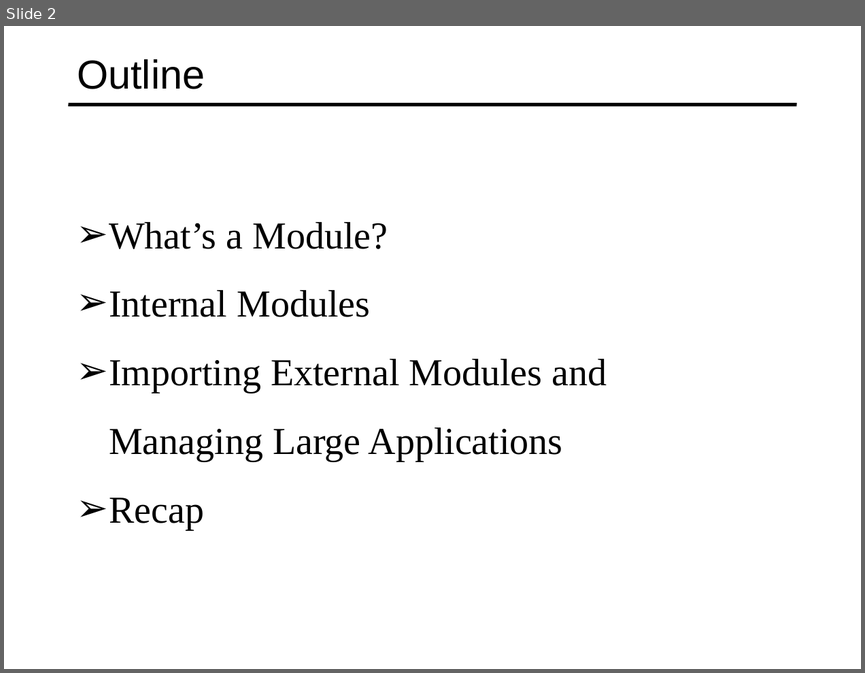
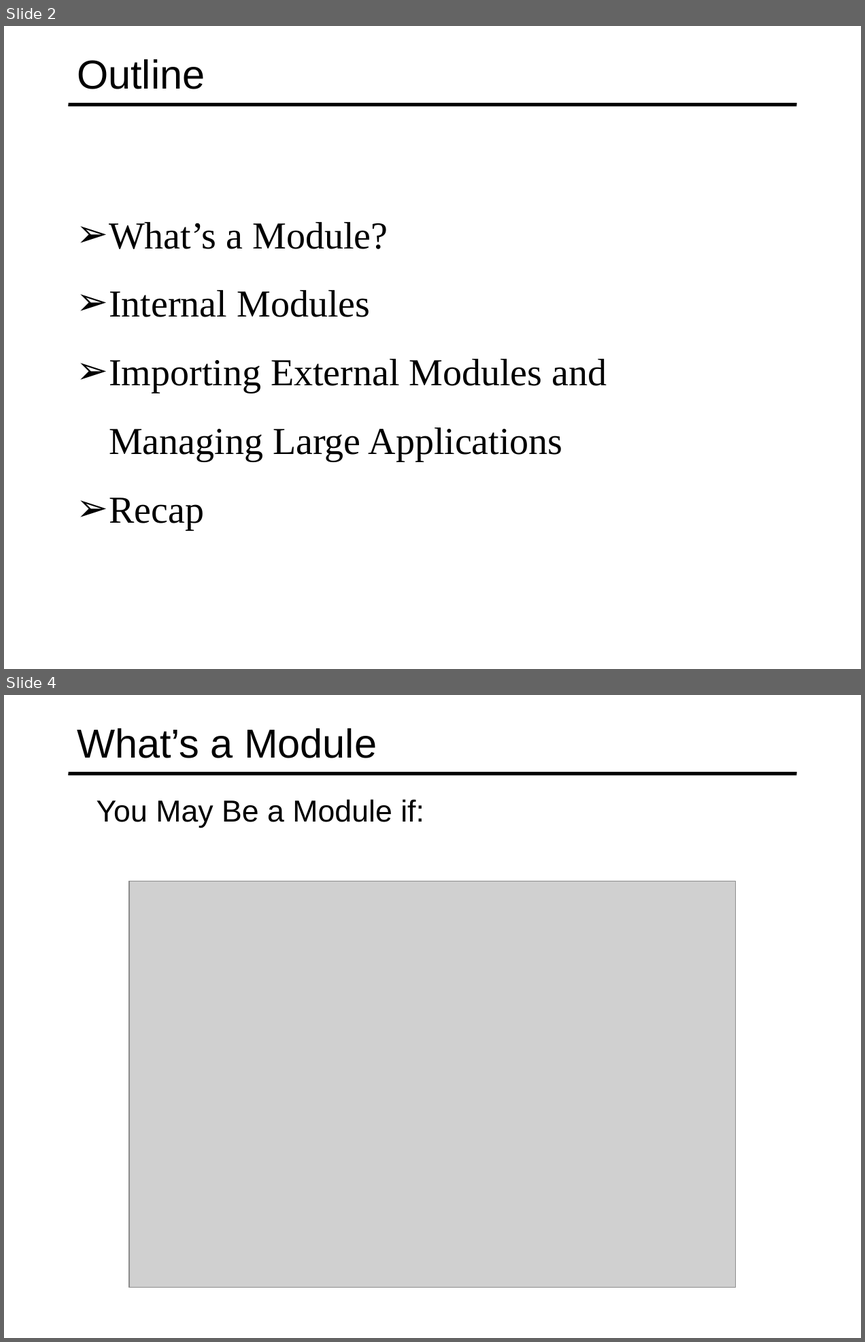
Before and after one commit to specter01wj/Jago_Link_Training, a slide deck: Angular/Angular7/TypeScript Fundamentals/4.Modules/L4_Modules.ppt. Shown one above the other, each under a label of ours: slide 2 before the commit, slides 2 and 4 after it; the slides between them are not shown. The pictures are 865x673 and 865x1342 pixels, drawn with LibreOffice and Linux fonts; fonts in the diff are those of the drawing; grey boxes stand for pictures. Boxes give left, top, right and bottom in pixels: in the first picture for what was removed or moved away, otherwise in the second. Text is boxed around its words. In the diff, an @@ line names an element or a change of style, - is before the commit and + after.

```diff
--- a/Angular/Angular7/TypeScript Fundamentals/4.Modules/L4_Modules.ppt
+++ b/Angular/Angular7/TypeScript Fundamentals/4.Modules/L4_Modules.ppt
@@ slide 4 added at (4,695,861,1338), background #FFFFFF; not listed: 1 template element that a slide beside it also shows @@
@@ title added at (77,728,377,758), 34 pt, text #000000 @@
+What’s a Module
@@ text added at (96,799,424,828), 25.5 pt, text #000000 @@
+  You May Be a Module if:
@@ picture added at (129,881,736,1287) @@
```
Also in this commit, not shown: 1 slide changed, 13 other slides added, 21 slides removed, 15 other files.
